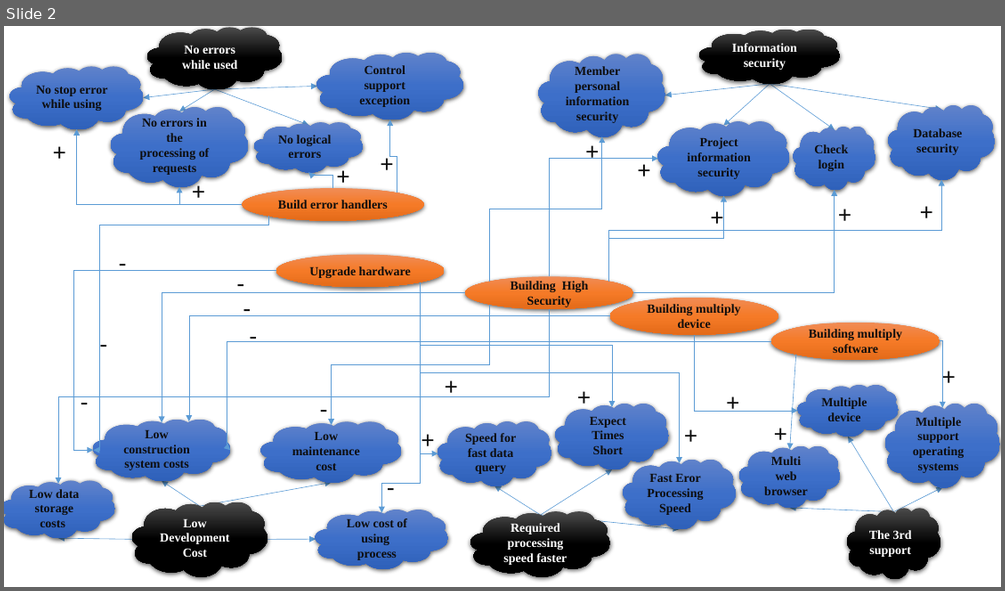
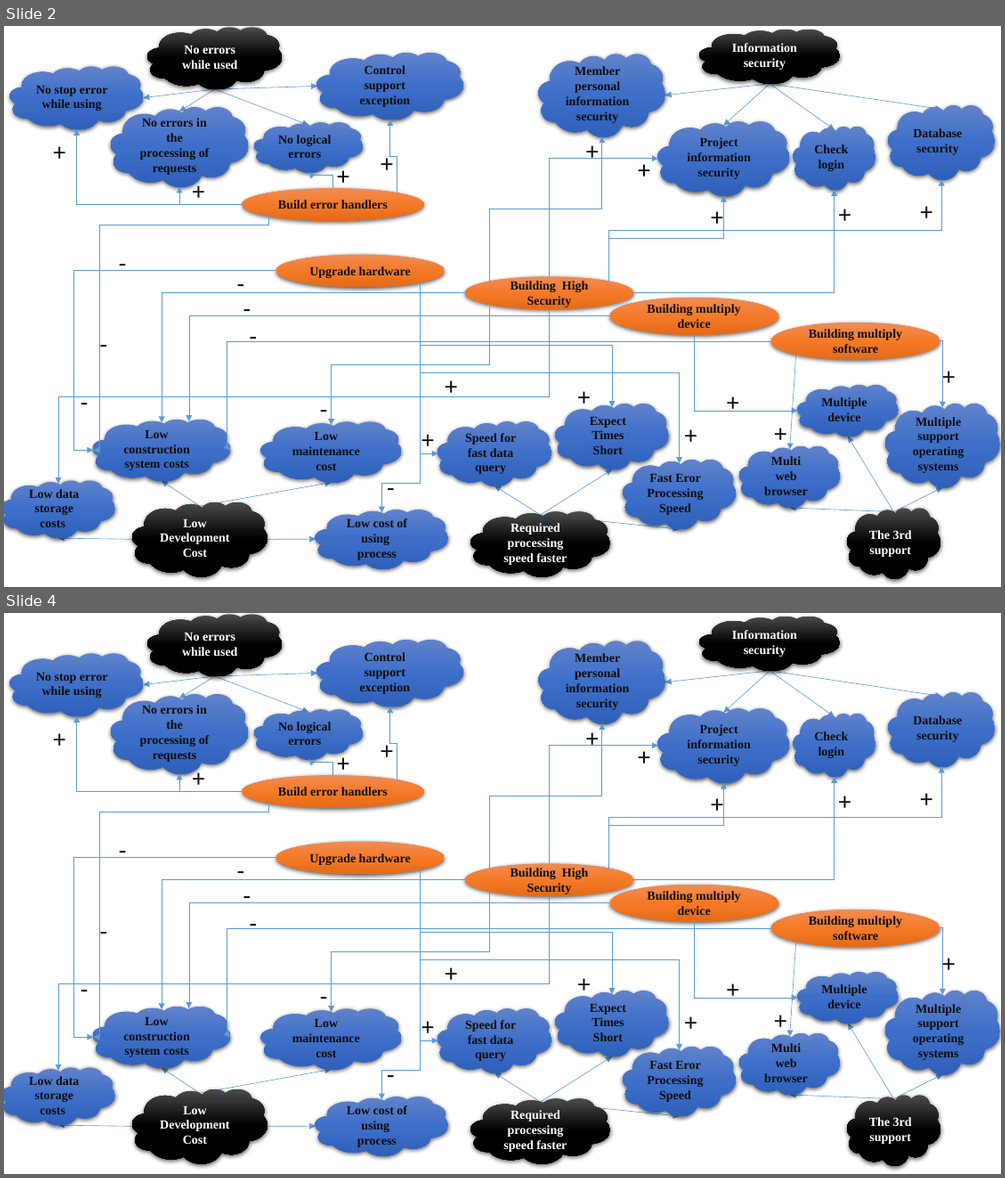
Before and after one commit to ngthuc/Learn_PTYCPM, a slide deck: Training/PTYCPM/So do cay.pptx. Shown one above the other, each under a label of ours: slide 2 before the commit, slides 2 and 4 after it; the slides between them are not shown. The pictures are 1005x591 and 1005x1178 pixels, drawn with LibreOffice and Linux fonts; fonts in the diff are those of the drawing. Boxes give left, top, right and bottom in pixels: in the first picture for what was removed or moved away, otherwise in the second. Text is boxed around its words. In the diff, an @@ line names an element or a change of style, - is before the commit and + after.

Commit message:
update
update

```diff
--- a/Training/PTYCPM/So do cay.pptx
+++ b/Training/PTYCPM/So do cay.pptx
@@ slide 4 added at (4, 613, 1001, 1174), background #FFFFFF @@
@@ elbow arrow added from (268, 803) to (93, 1037), #5B9BD5 0.5 pt @@
@@ text added at (112, 831, 135, 868), 24 pt, text #0D0D0D @@
+-
@@ group added at (4, 614, 1000, 1166): 23 clouds, 23 texts, 21 elbow arrows, 20 arrows, 5 ellipses @@
+No errors while used
+No errors in the processing of requests
+No stop error while using
+No logical errors
+Control support exception
+Member personal information security
+Project information security
+Check login
+Database security
+Information security
+Low Development Cost
+Low data storage costs
+Low construction system costs
+Low maintenance cost
+Low cost of using process
+Speed for fast data query
+Expect Times Short
+Fast Eror Processing Speed
+Required processing speed faster
+Multi web browser
+Multiple device
+Multiple support operating systems
+The 3rd support
+Building High Security
++
++
++
++
++
+-
+-
++
+Building multiply software
++
+-
+Building multiply device
++
++
+-
+Upgrade hardware
++
++
++
+-
+Build error handlers
++
++
++
++
+-
+-
```
Also in this commit, not shown: 1 other slide added.
